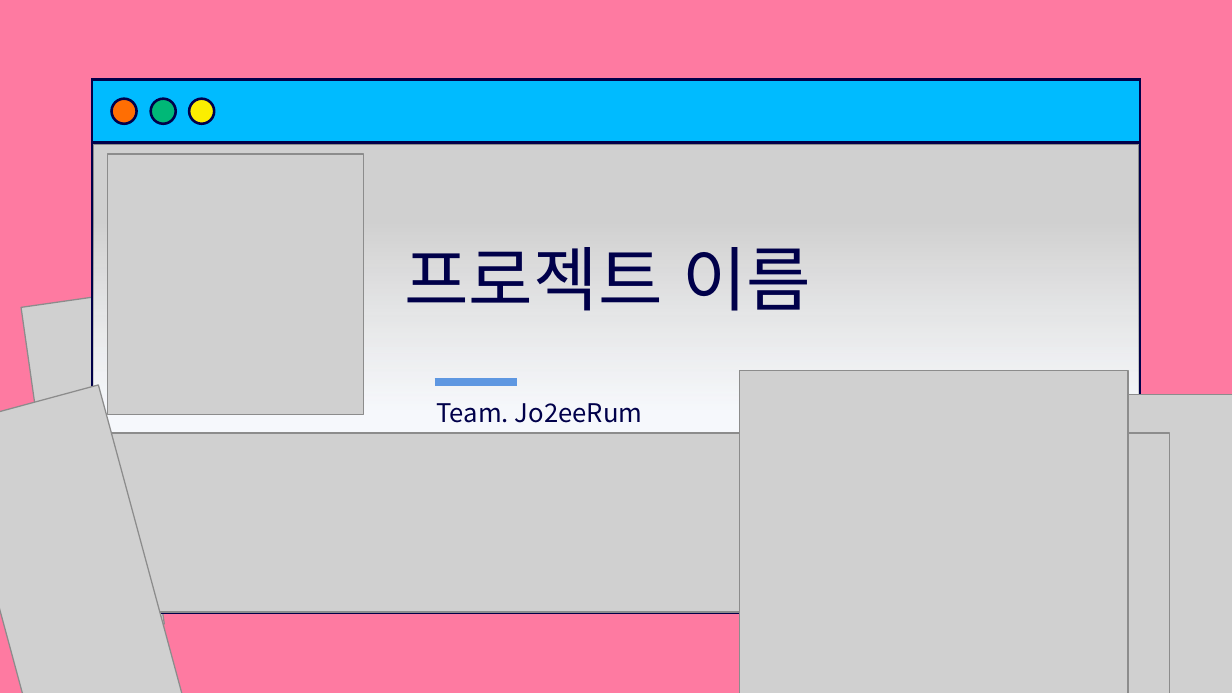
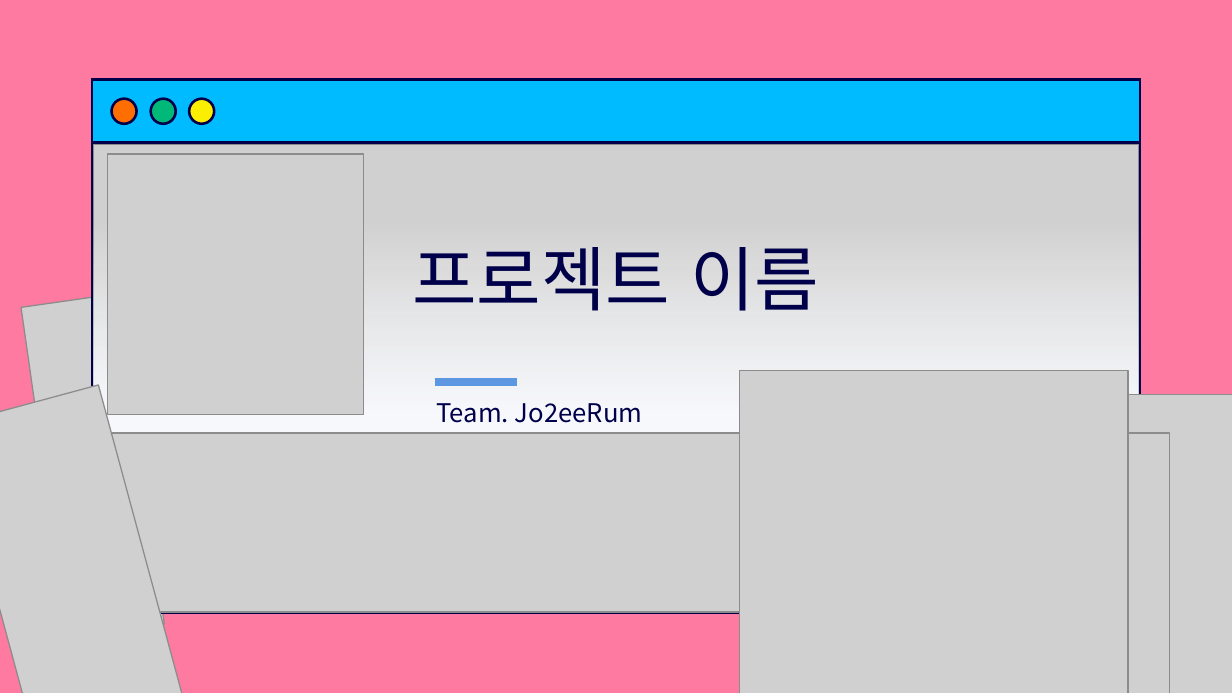
Before and after one commit to jhy0409/teamPrj, a slide deck: slide 1 of PPT/210421_빛창식과 아이들.pptx. Drawn at 1232x693 pixels with LibreOffice and Linux fonts; fonts in the diff are those of the drawing; grey boxes stand for pictures. Boxes give left, top, right and bottom in pixels: in the first picture for what was removed or moved away, otherwise in the second. Text is boxed around its words. In the diff, an @@ line names an element or a change of style, - is before the commit and + after.

```diff
--- a/PPT/210421_빛창식과 아이들.pptx
+++ b/PPT/210421_빛창식과 아이들.pptx
@@ text "프로젝트 이름": place and size @@
-text "프로젝트 이름" at (404, 247, 811, 311)
+text "프로젝트 이름" at (412, 247, 819, 311)
```
Also in this commit, not shown: 1 other file.
